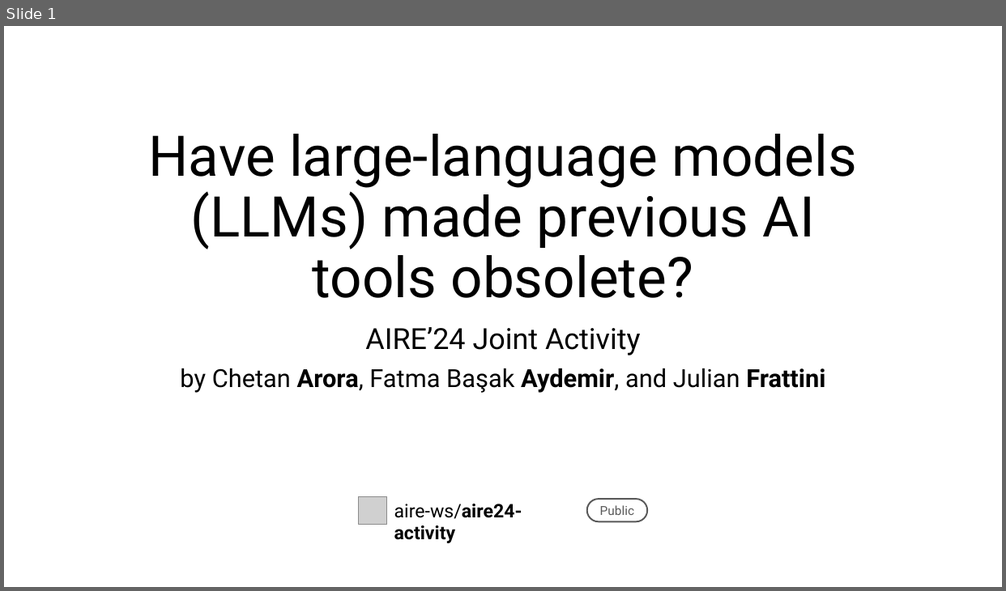
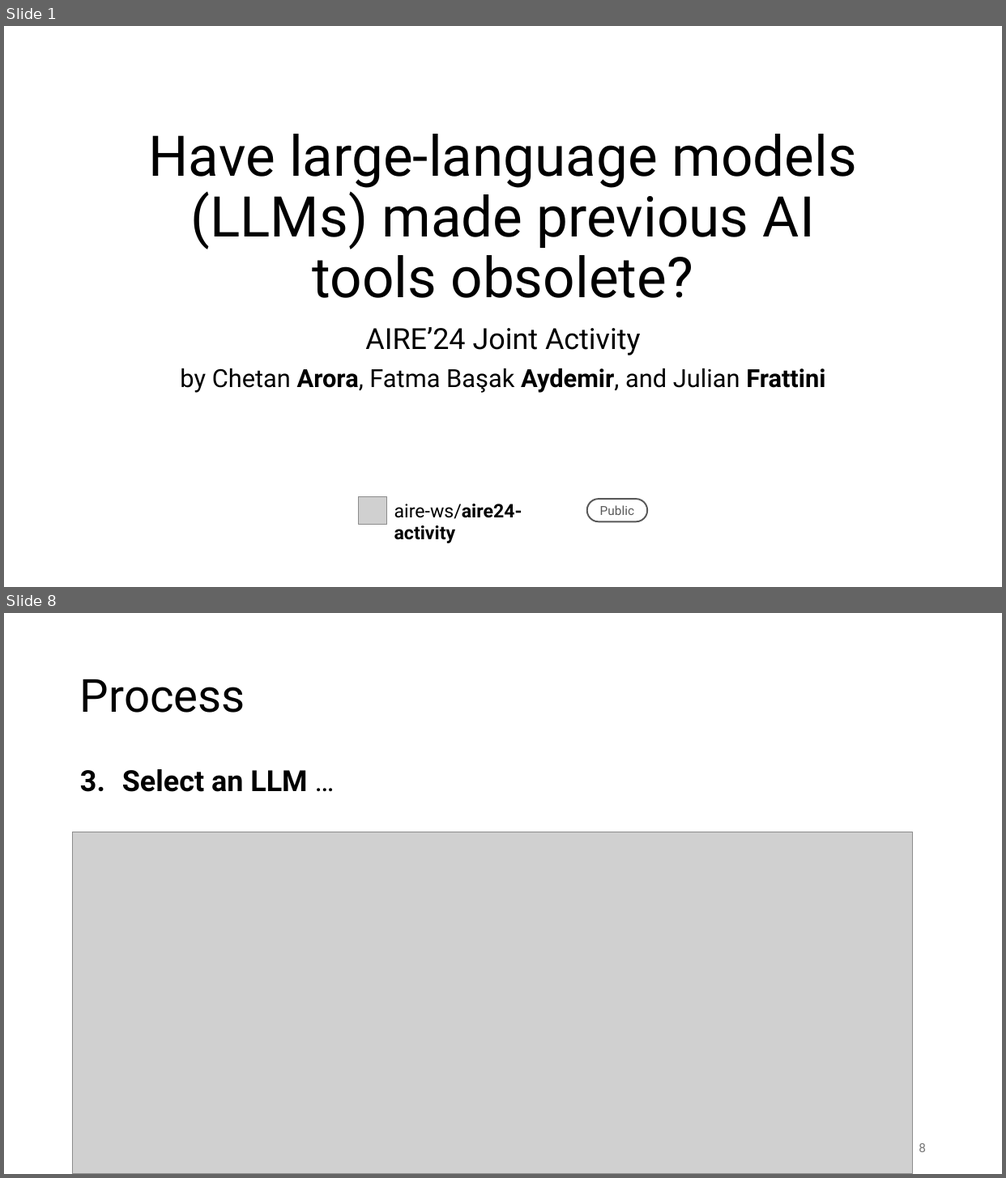
Before and after one commit to skopczynska/aire24-activity, a slide deck: presentation/aire24-activity-slides.pptx. Shown one above the other, each under a label of ours: slide 1 before the commit, slides 1 and 8 after it; the slides between them are not shown. The pictures are 1006x591 and 1006x1178 pixels, drawn with LibreOffice and Linux fonts; fonts in the diff are those of the drawing; grey boxes stand for pictures. Boxes give left, top, right and bottom in pixels: in the first picture for what was removed or moved away, otherwise in the second. Text is boxed around its words. In the diff, an @@ line names an element or a change of style, - is before the commit and + after.

```diff
--- a/presentation/aire24-activity-slides.pptx
+++ b/presentation/aire24-activity-slides.pptx
@@ slide 8 added at (4,613,1002,1174), background #FFFFFF @@
@@ title added at (80,679,245,713), 44 pt, text #000000 @@
+Process
@@ text added at (122,769,307,792), 28 pt, text #000000, bold @@
+3. Select an LLM …
@@ picture added at (73,832,913,1174) @@
@@ page number added at (918,1144,926,1152), 12 pt, text #797979 @@
+8
```
Also in this commit, not shown: 8 slides changed, 6 other slides added, 1 other file.
